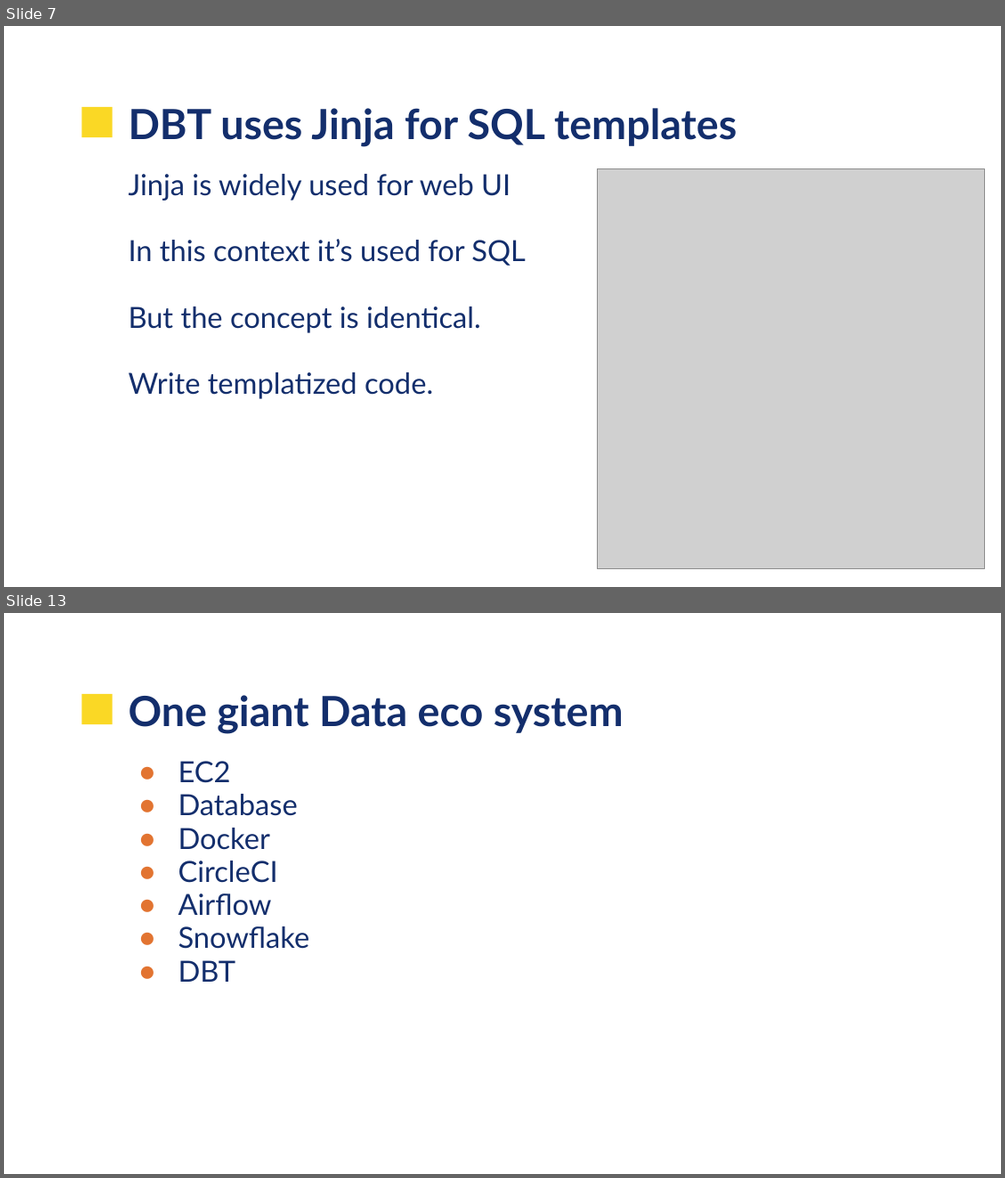
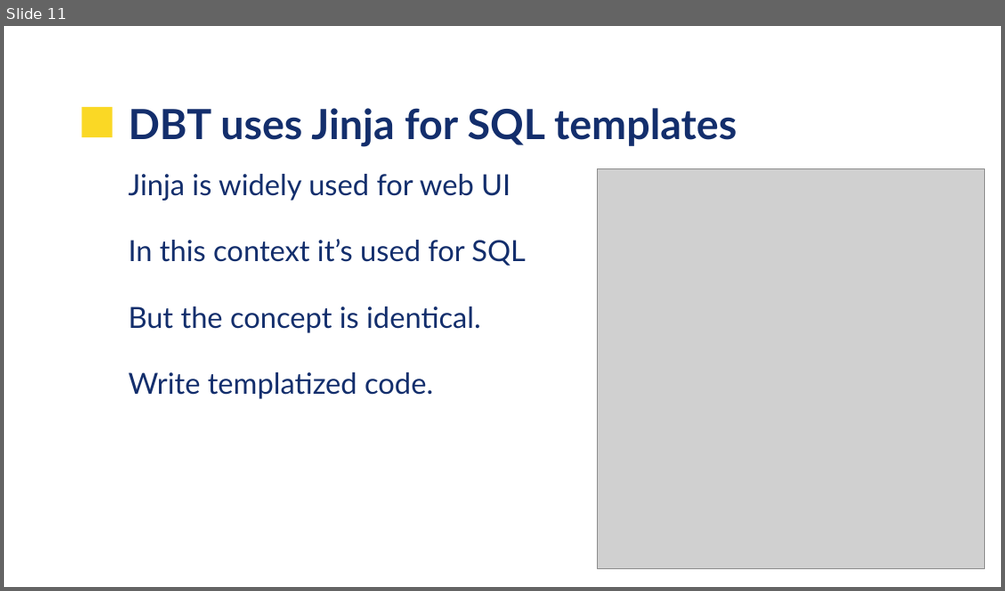
Before and after one commit to UVADS/data_engineering, a slide deck: 11_data_build_tool/UVA-DBT.pptx. Shown one above the other, each under a label of ours: slides 7 and 13 before the commit, slide 11 after it; the slides between them are not shown. The pictures are 1005x1178 and 1005x591 pixels, drawn with LibreOffice and Linux fonts; fonts in the diff are those of the drawing; grey boxes stand for pictures; background and template pictures are left out. Boxes give left, top, right and bottom in pixels: in the first picture for what was removed or moved away, otherwise in the second. Text is boxed around its words. In the diff, an @@ line names an element or a change of style, - is before the commit and + after.

```diff
--- a/11_data_build_tool/UVA-DBT.pptx
+++ b/11_data_build_tool/UVA-DBT.pptx
@@ slide 13 removed at bbox=[4, 613, 1001, 1174], background picture (left out); not listed: 1 template element that a slide beside it also shows @@
@@ title removed at bbox=[129, 695, 623, 734] @@
-One giant Data eco system
@@ text removed at bbox=[178, 761, 310, 981] @@
-● EC2
-● Database
-● Docker
-● CircleCI
-● Airflow
-● Snowflake
-● DBT
@@ what was slide 7 is now slide 11 @@
```
Also in this commit, not shown: 5 slides changed, 9 slides added, 4 other slides removed.
